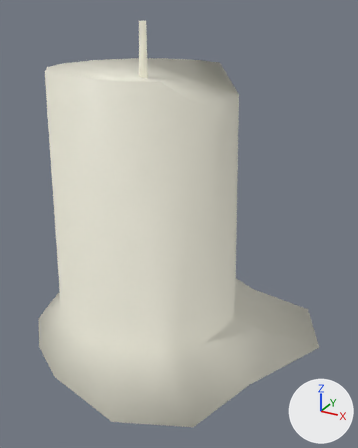
What one commit did to the Blender file blender/candle.blend.
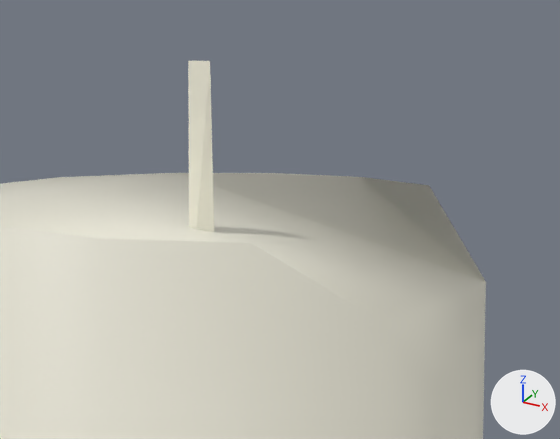
There are two pictures of each version: one whole from a 50 mm lens placed at (2.91, -4.53, 3.59), pointed at (0.51, -0.16, 1.41), one close up on the part from 21% to 74% of the width and 0% to 33% of the height. Every picture has the same lights, and +X, +Y and +Z are marked at lower right.
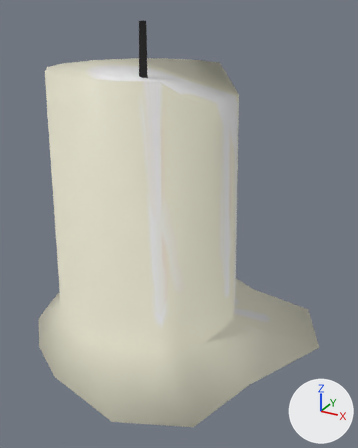
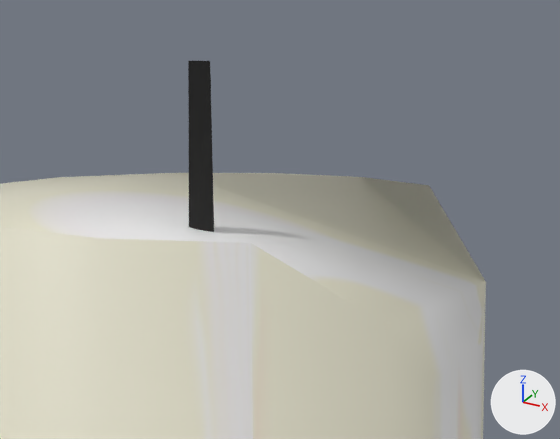
What the commit changed:
Picture 'candle_base' (img_candle_base) is new.
In material 'Material.001' (mat_material_001), base_color is no longer (0.852, 0.831, 0.707), white #eeebdb.
In material 'Material.001' (mat_material_001), texture is now set to img_candle_base.

What differs and where, as boxes [x1, y1, x2, y2] in the close-ups (560 x 439 px):
'Cylinder', surface changed: [65, 61, 479, 439] in both
